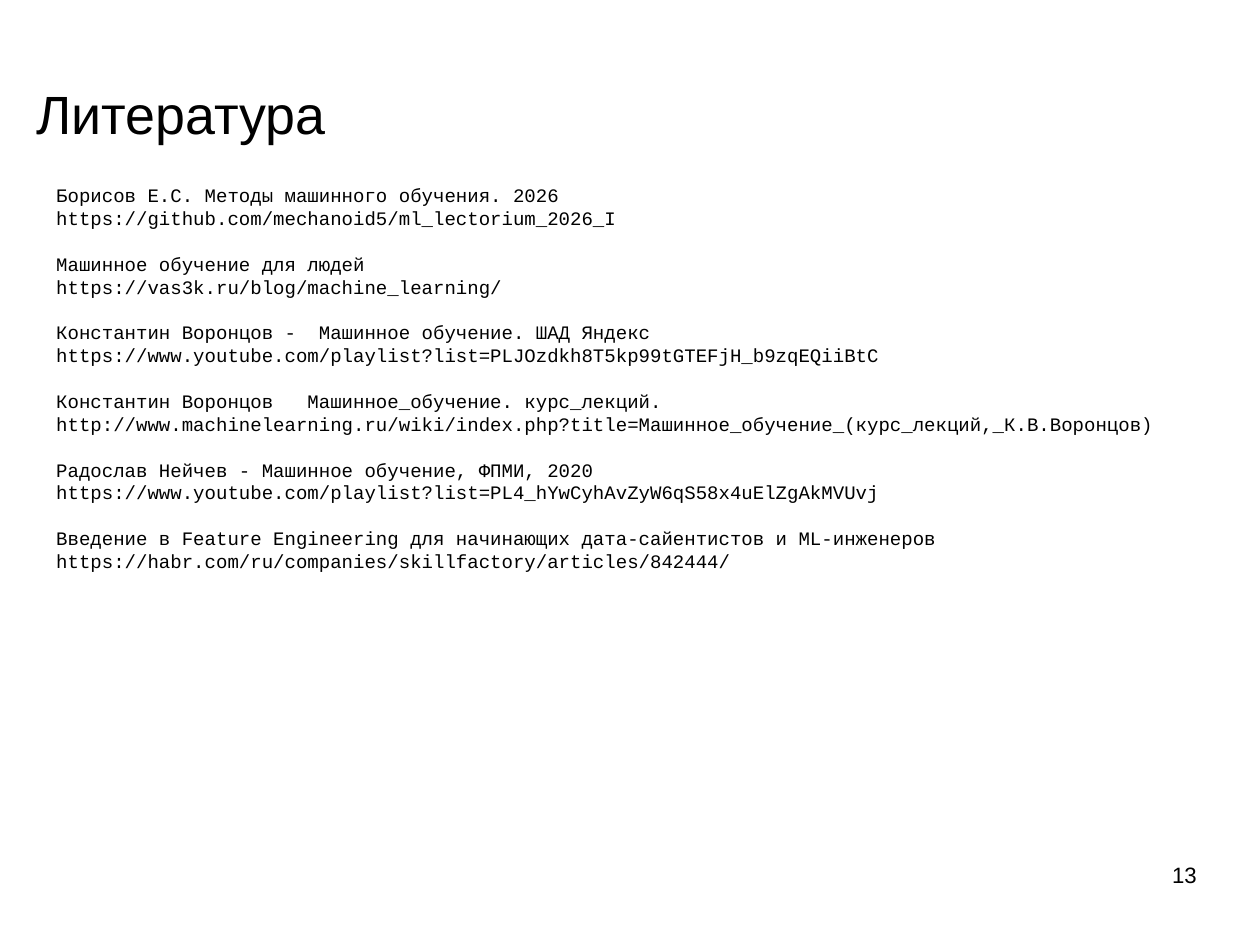
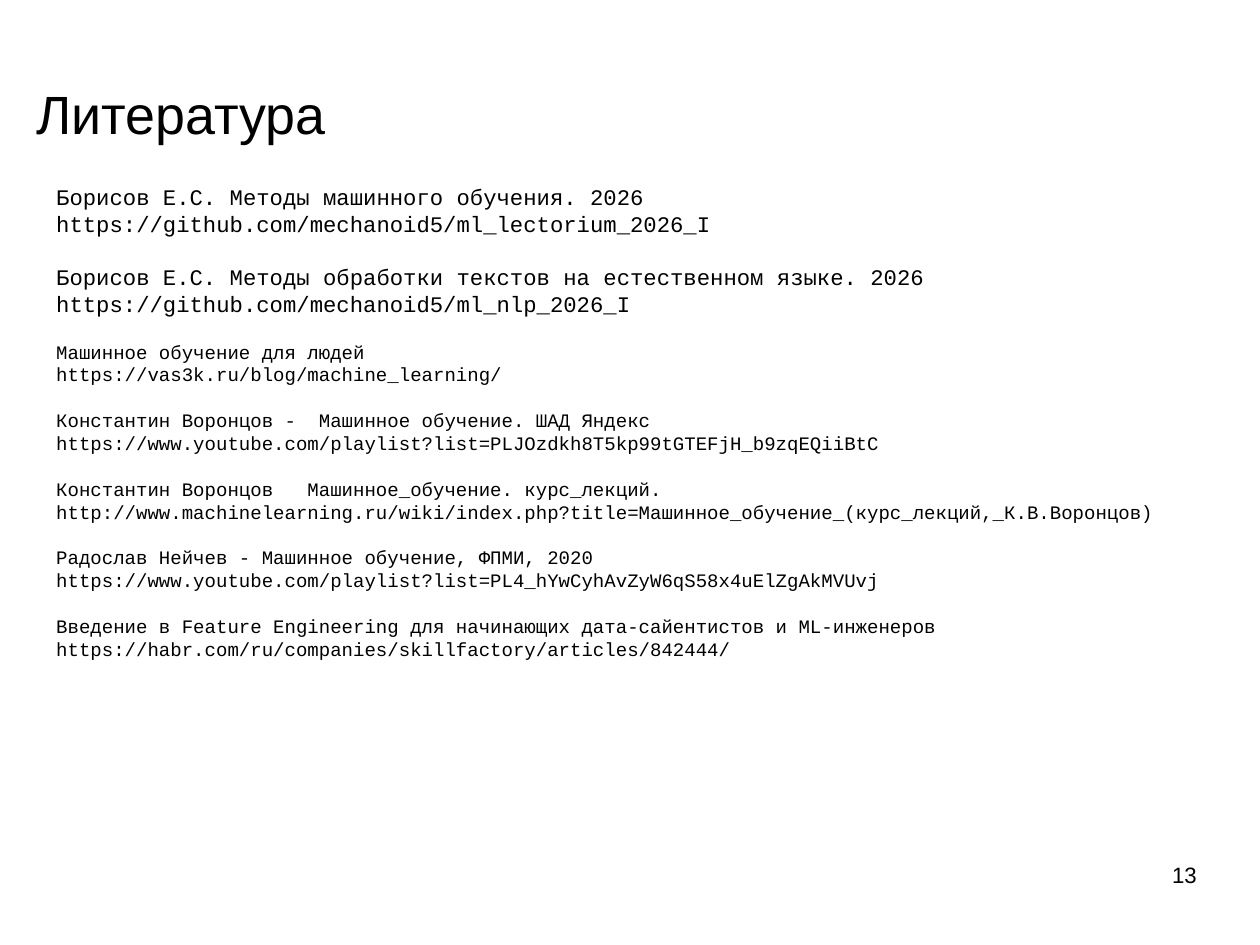
Before and after one commit to mechanoid5/ml_lectorium_2026_I, a slide deck: slide 13 of 03-ml-basic.odp. Drawn at 1260x945 pixels with LibreOffice and Linux fonts; fonts in the diff are those of the drawing; background and template pictures are left out. Boxes give left, top, right and bottom in pixels: in the first picture for what was removed or moved away, otherwise in the second. Text is boxed around its words. In the diff, an @@ line names an element or a change of style, - is before the commit and + after.

```diff
--- a/03-ml-basic.odp
+++ b/03-ml-basic.odp
@@ text at [56, 189, 710, 237]: size 12 to 14 pt in "Борисов Е.С. Методы машинного обучения. 2026", "https://github.com/mechanoid5/ml_lectorium_2026_I" @@
@@ text at [56, 269, 923, 317]: paragraphs added @@
+Борисов Е.С. Методы обработки текстов на естественном языке. 2026
+https://github.com/mechanoid5/ml_nlp_2026_I
```
Also in this commit, not shown: 21 other files.
